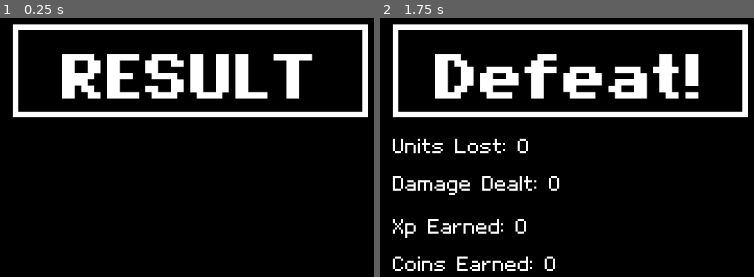
Above: before the commit, frames 1-2 (left to right).
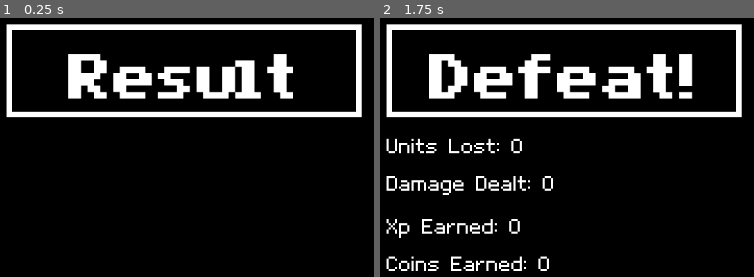
Above: after the commit, the same moments.

Repository: Tekknobot/Terrain
Game: Godot game, scene res://Scenes/GameOver.tscn
The game is run twice, just before and just after one commit, with the same random seed, the same clock (stepped at 60 frames per second) and the same inputs. This scene is started directly instead of the project's main scene.
Inputs (mouse positions are in pixels of both pictures, inside the frame that each line leads up to):
- Up to frame 1 (0.25 s): no input
- Up to frame 2 (1.75 s): tap Enter at 0.5 s; move the mouse to (544, 207) at 0.52 s; click (544, 207) at 0.67 s; tap Space at 1.25 s; drag from (outside the picture) to (outside the picture) at 1.27 s

The runs differ from the first frame. In frame 1, 8.8% of the frame differs, in the area x 1-99%, y 2-39%; in frame 2, 12%, in the area x 1-99%, y 2-98%.

Commit message:
Result stats applied.

Diff:
--- a/Scenes/GameOver.tscn
+++ b/Scenes/GameOver.tscn
@@ -28,9 +28,9 @@
 anchor_top = 1.0
 anchor_right = 1.0
 anchor_bottom = 1.0
-offset_left = -541.0
+offset_left = -550.0
 offset_top = -620.0
-offset_right = -501.0
+offset_right = -510.0
 offset_bottom = -580.0
 grow_horizontal = 0
 grow_vertical = 0
@@ -48,7 +48,7 @@
 theme_override_fonts/font = ExtResource("2_ww6bq")
 theme_override_font_sizes/font_size = 148
 theme_override_styles/normal = SubResource("StyleBoxFlat_4pobx")
-text = "RESULT"
+text = "Result"
 horizontal_alignment = 1
 
 [node name="StatsContainer" type="VBoxContainer" parent="CanvasLayer/Control/VBoxContainer"]
--- a/Scripts/TurnManager.gd
+++ b/Scripts/TurnManager.gd
@@ -333,12 +333,7 @@
 	game_over_scene.set_result(result, stats, rewards)
 
 func calculate_units_lost() -> int:
-	# Calculate current surviving player units.
-	var current_player_units = get_tree().get_nodes_in_group("Units").filter(
-		func(u): return u.is_player
-	).size()
-	# Units lost = initial count - current count.
-	return initial_player_unit_count - current_player_units
+	return TurnManager.player_units_lost
 
 func record_damage(amount: int) -> void:
 	total_damage_dealt += amount
--- a/Scripts/Unit.gd
+++ b/Scripts/Unit.gd
@@ -303,8 +303,9 @@
 
 ### HEALTH & XP ###
 func take_damage(amount: int) -> bool:
-	if is_player:
+	if !is_player:
 		TurnManager.record_damage(amount)
+
 	health = max(health - amount, 0)
 	update_health_bar()
 	if health == 0:
@@ -352,6 +353,9 @@
 		xp_bar.value = float(xp) / max_xp * 100
 
 func die():
+	if is_player:
+		TurnManager.player_units_lost += 1
+
 	var tilemap = get_tree().get_current_scene().get_node("TileMap")
 	var explosion = preload("res://Scenes/VFX/Explosion.tscn").instantiate()
 	explosion.position = global_position + Vector2(0, -8)
